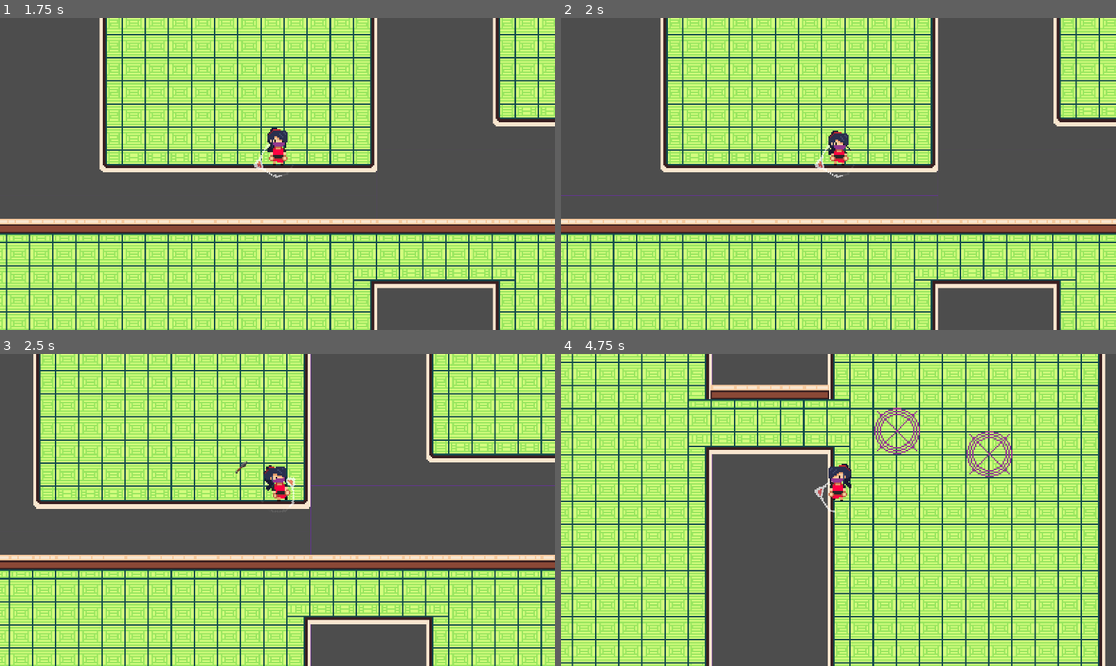
Above: before the commit, frames 1-4 (two rows, left to right).
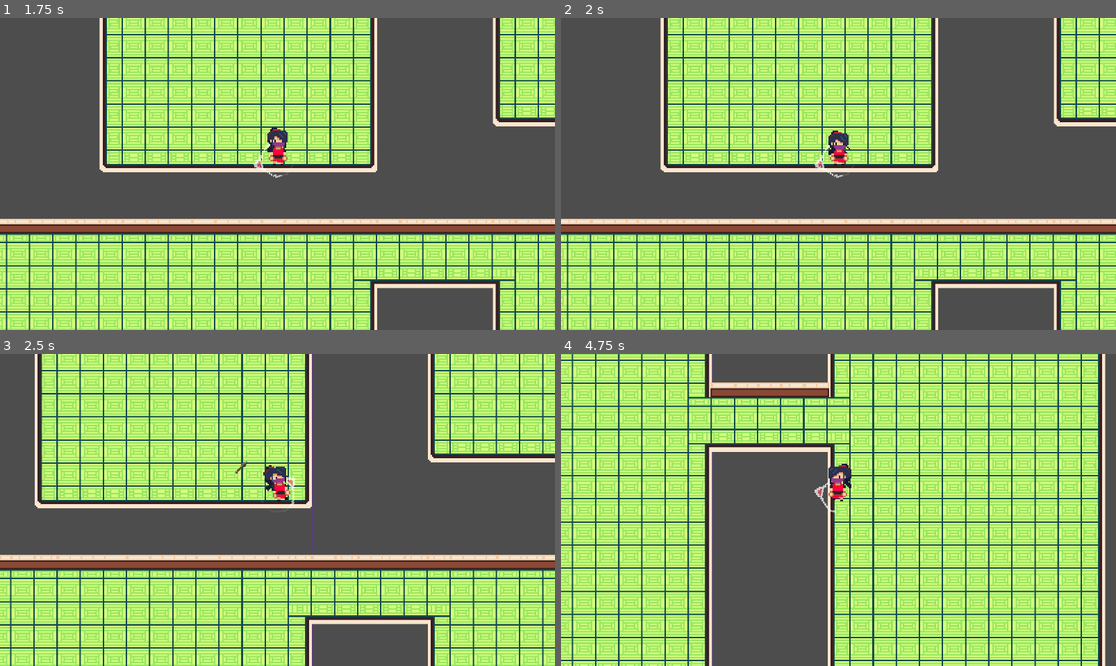
Above: after the commit, the same moments.

Repository: KumiSukka/Project-R
Game: Godot game, scene res://Scene/main.tscn
Two runs of this game, one before a commit and one after it. Both use one fixed random seed, a clock stepped at 60 frames per second and the inputs below.
Inputs (mouse positions are in pixels of both pictures, inside the frame that each line leads up to):
- Up to frame 1 (1.75 s): tap Enter at 0.5 s; move the mouse to (399, 158) at 0.52 s; press the mouse at (399, 158) at 0.53 s; hold D (right) 0.53-1.28 s; move the mouse to (166, 189) at 1.27 s; release the mouse at (166, 189) at 1.28 s; hold S (down) from 1.28 s (still down); tap Space (dash) at 1.35 s
- Up to frame 2 (2 s): keep holding S (down)
- Up to frame 3 (2.5 s): move the mouse to (333, 441) at 2.02 s; release S (down) at 2.03 s; press the mouse at (333, 441) at 2.03 s; hold D (right) from 2.03 s (still down)
- Up to frame 4 (4.75 s): move the mouse to (810, 572) at 2.77 s; release D (right) at 2.78 s; release the mouse at (810, 572) at 2.78 s; hold W (up) 2.78-3.53 s; tap Space (dash) at 2.85, 4.35 s; move the mouse to (1005, 556) at 3.52 s; press the mouse at (1005, 556) at 3.53 s; hold A (left) from 3.53 s (still down); move the mouse to (672, 463) at 4.27 s; release the mouse at (672, 463) at 4.28 s

Frame 1 is identical in both runs. In frame 2, 3.8% of the frame differs, in the area x 0-100%, y 0-100%; in frame 3, 20%; in frame 4, 37%, in the area x 0-97%, y 0-100%.

Commit message:
Elä spawnaa vihollista spawn circlen lapsena hajoaa
nyt toimii spawneri ja vihollis ai (ei siis spawneria enää) lisätään se viholliseen ja tehdään siitä vihollisen lapsi sen sijaan että vihollinen on sen lapsi

Diff:
--- a/Prefab/Character/Enemy/karakaza_kozo.tscn
+++ b/Prefab/Character/Enemy/karakaza_kozo.tscn
@@ -464,6 +464,8 @@
 radius = 122.016
 
 [node name="Karakaza_Kozo" type="CharacterBody2D"]
+collision_layer = 3
+collision_mask = 3
 script = ExtResource("1_vh78p")
 
 [node name="Sprite2D" type="Sprite2D" parent="."]
@@ -505,6 +507,9 @@
 }
 
 [node name="Detection_Area" type="Area2D" parent="."]
+collision_layer = 2
+collision_mask = 2
+monitorable = false
 
 [node name="CollisionShape2D" type="CollisionShape2D" parent="Detection_Area"]
 show_behind_parent = true
--- a/Prefab/Character/Kunoichi.tscn
+++ b/Prefab/Character/Kunoichi.tscn
@@ -696,6 +696,7 @@
 
 [node name="Kunoichi" type="CharacterBody2D"]
 collision_layer = 3
+collision_mask = 3
 script = ExtResource("1_scndu")
 Bullet = ExtResource("6_cj2bf")
 
@@ -706,7 +707,6 @@
 offset = Vector2(0, -25)
 hframes = 7
 vframes = 6
-frame = 1
 metadata/_aseprite_wizard_config_ = {
 "i_mode": -1,
 "keep_anim_length": false,
--- a/Prefab/spawner.gd
+++ b/Prefab/spawner.gd
@@ -1,8 +1,8 @@
 extends Area2D
 
-var enemy1 := preload("res://Prefab/Character/Enemy/karakaza_kozo.tscn")
 @onready var timer = $SpawnerDisable
 @onready var circle =$spawn_circle
+@export var can_spawn = false
 
 func _on_timer_timeout():
 	monitoring = true
@@ -10,12 +10,10 @@
 
 func _on_body_entered(body):
 	monitoring = false
+	can_spawn = true
 	timer.start()
 
 
 
-
 func _on_spawner_disable_timeout():
-	circle.visible = false
-	var new_enemy = enemy1.instantiate()
-	add_child(new_enemy)
+	queue_free()
--- a/Prefab/spawner.tscn
+++ b/Prefab/spawner.tscn
@@ -12,6 +12,7 @@
 collision_mask = 2
 input_pickable = false
 monitoring = false
+monitorable = false
 script = ExtResource("1_xh0mt")
 
 [node name="spawn_circle" type="Sprite2D" parent="."]
--- a/Scene/EnemyManager.gd
+++ b/Scene/EnemyManager.gd
@@ -3,6 +3,7 @@
 
 @export var SpawnAmount = 10
 @export var spawner :PackedScene
+@export var enemy1 :PackedScene
 @onready var tilemap = main
 
 
@@ -11,8 +12,10 @@
 	pass
 
 
-func spawncircles():
+func spawncircles(): #Spawnaa vihollisen vaikak lukee circle nyt vaan vihollinen hajoaa jos spawnaa circlen lapsena
 	for i in range(SpawnAmount):
-		var new_spawner = spawner.instantiate()
-		add_child(new_spawner)
-#Selvitä miten sijoitat spawnatun vihollisen tilemappiin random kohtaan siten, että et sijoita kaikkia sinne samaan kohtaan
+		var new_enemy = enemy1.instantiate()
+		add_child(new_enemy)
+
+
+#Pitää spawnata vihollinen eka, jotta systeemi toimii tuli selväksi
--- a/Scene/main.tscn
+++ b/Scene/main.tscn
@@ -1026,6 +1026,4 @@
 script = ExtResource("4_bd48b")
 
 [node name="EnemyManager" parent="." instance=ExtResource("5_wnnna")]
-
-[node name="Karakaza_Kozo" parent="." instance=ExtResource("6_kmsr5")]
-position = Vector2(779, 569)
+enemy1 = ExtResource("6_kmsr5")
